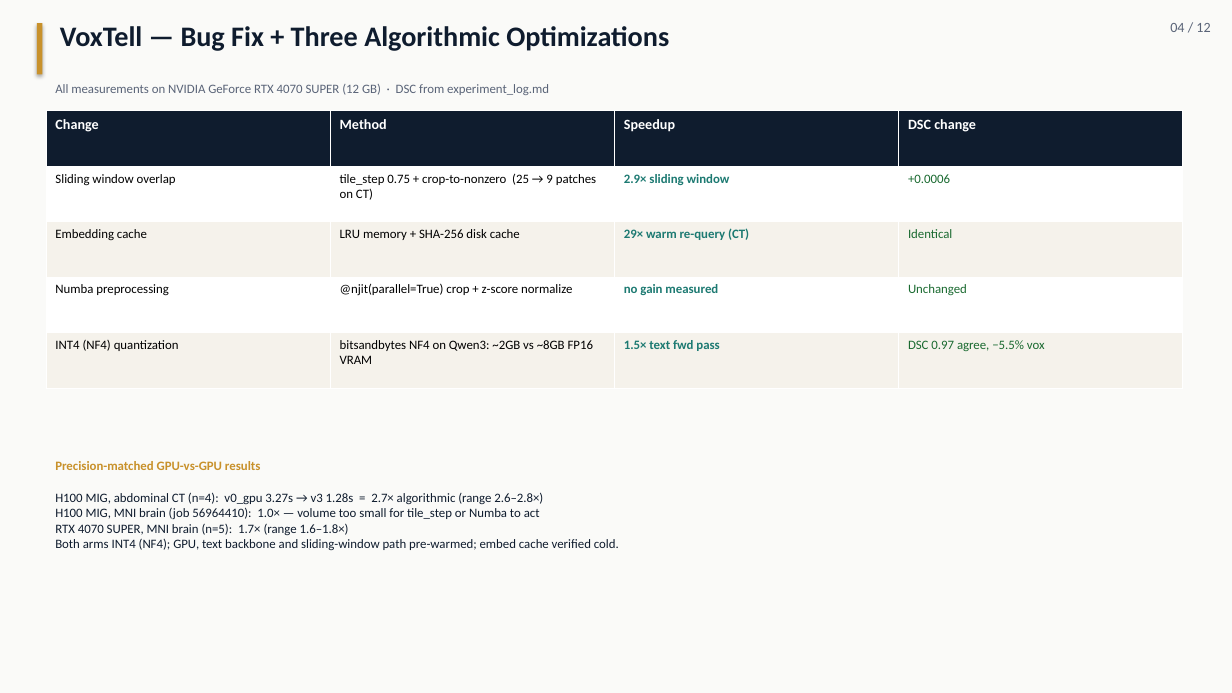
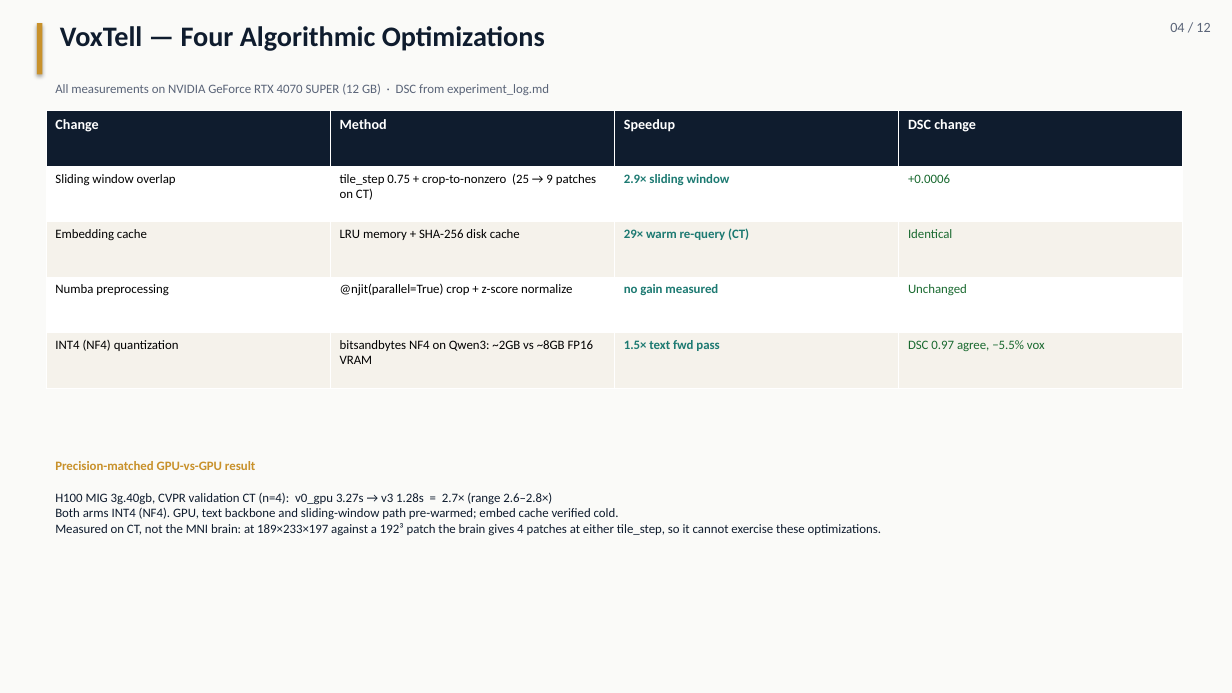
Before and after one commit to pentaexe/VoxTell-main, a slide deck: slide 4 of slides.pptx. Drawn at 1232x693 pixels with LibreOffice and Linux fonts; fonts in the diff are those of the drawing. Boxes give left, top, right and bottom in pixels: in the first picture for what was removed or moved away, otherwise in the second. Text is boxed around its words. In the diff, an @@ line names an element or a change of style, - is before the commit and + after.

```diff
--- a/slides.pptx
+++ b/slides.pptx
@@ text at [60,26,545,51]: text changed @@
-VoxTell — Bug Fix + Three Algorithmic Optimizations
+VoxTell — Four Algorithmic Optimizations
@@ text at [55,461,255,470]: text changed @@
-Precision-matched GPU-vs-GPU results
+Precision-matched GPU-vs-GPU result
@@ text at [55,492,881,535]: text changed @@
-H100 MIG, abdominal CT (n=4): v0_gpu 3.27s → v3 1.28s = 2.7× algorithmic (range 2.6–2.8×)
-H100 MIG, MNI brain (job 56964410): 1.0× — volume too small for tile_step or Numba to act
-RTX 4070 SUPER, MNI brain (n=5): 1.7× (range 1.6–1.8×)
-Both arms INT4 (NF4); GPU, text backbone and sliding-window path pre-warmed; embed cache verified cold.
+H100 MIG 3g.40gb, CVPR validation CT (n=4): v0_gpu 3.27s → v3 1.28s = 2.7× (range 2.6–2.8×)
+Both arms INT4 (NF4). GPU, text backbone and sliding-window path pre-warmed; embed cache verified cold.
+Measured on CT, not the MNI brain: at 189×233×197 against a 192³ patch the brain gives 4 patches at either tile_step, so it cannot exercise these optimizations.
```
Also in this commit, not shown: 2 other slides changed, 1 other file.
